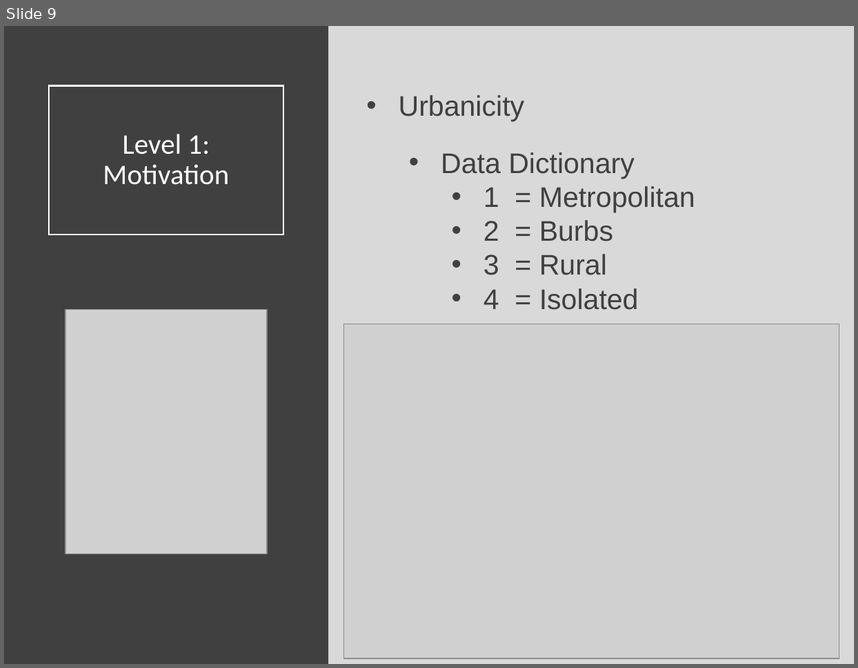
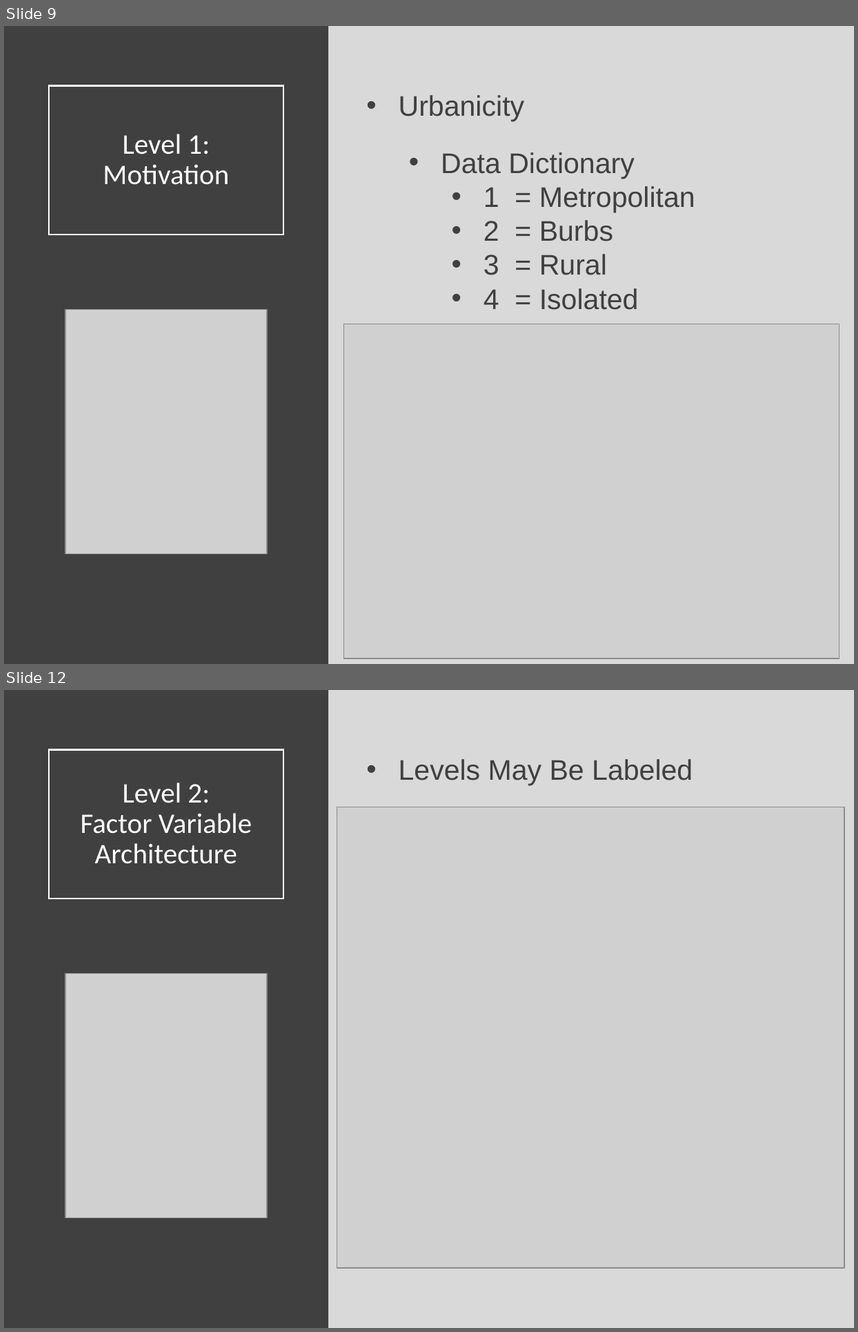
Before and after one commit to Yixf-Self/STOR320_WEBSITE, a slide deck: Lecture/Lecture 17/Lecture 17.pptx. Shown one above the other, each under a label of ours: slide 9 before the commit, slides 9 and 12 after it; the slides between them are not shown. The pictures are 858x668 and 858x1332 pixels, drawn with LibreOffice and Linux fonts; fonts in the diff are those of the drawing; grey boxes stand for pictures. Boxes give left, top, right and bottom in pixels: in the first picture for what was removed or moved away, otherwise in the second. Text is boxed around its words. In the diff, an @@ line names an element or a change of style, - is before the commit and + after.

```diff
--- a/Lecture/Lecture 17/Lecture 17.pptx
+++ b/Lecture/Lecture 17/Lecture 17.pptx
@@ slide 12 added at <box>4,690,854,1328</box>, background #D9D9D9 @@
@@ rectangle added at <box>4,690,329,1328</box>, fill #404040 @@
@@ title added at <box>49,749,283,898</box>, outline #FFFFFF 1.5 pt, 24 pt, text #FFFFFF @@
+Level 2:
+Factor Variable Architecture
@@ text added at <box>399,759,693,786</box>, 24 pt, text #404040 @@
+• Levels May Be Labeled
@@ picture added at <box>337,807,844,1268</box> @@
@@ picture added at <box>65,973,267,1217</box> @@
```
Also in this commit, not shown: 1 slide changed, 25 other slides added, 6 other files.
